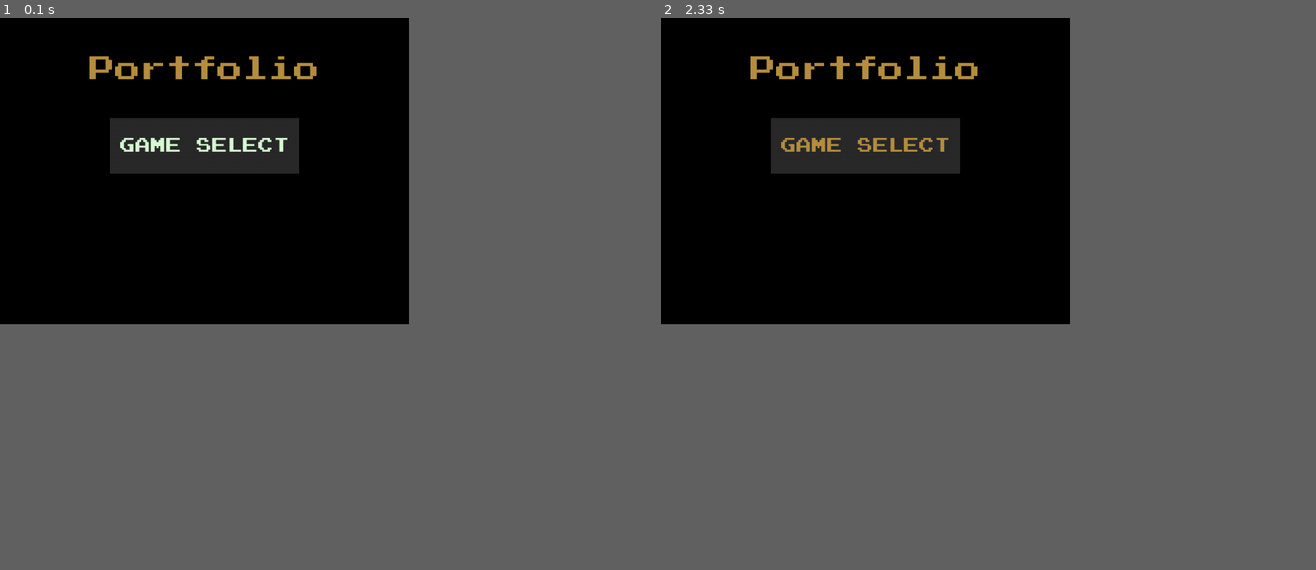
Above: before the commit, frames 1-2 (left to right).
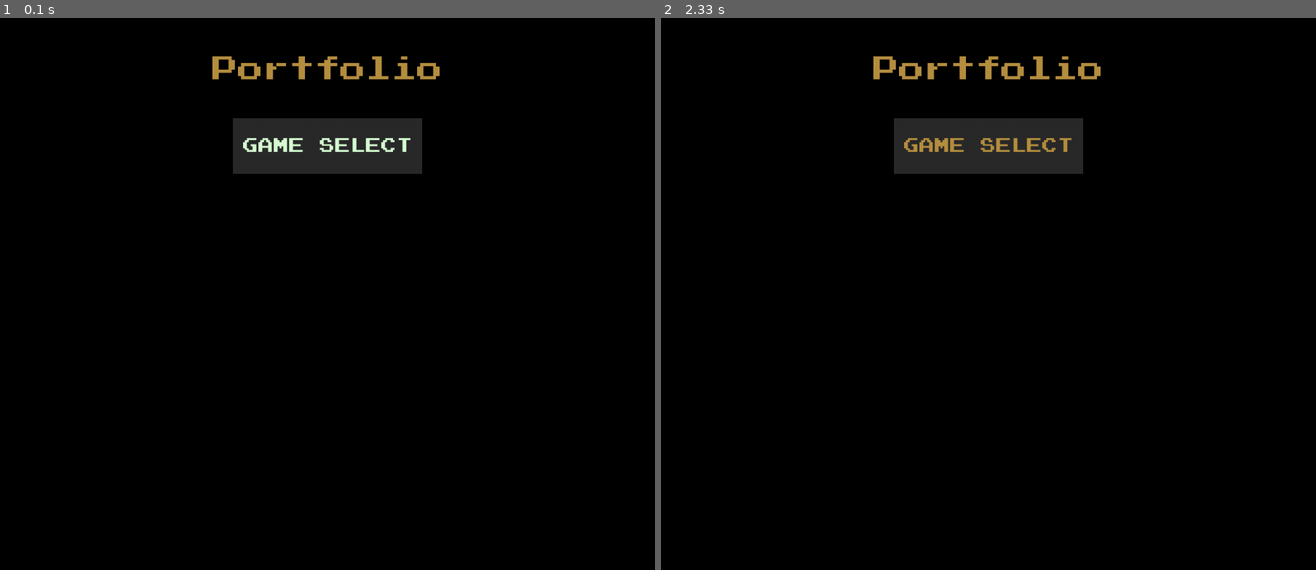
Above: after the commit, the same moments.

Repository: VitruviusTheMighty/Maestro
Game: pygame game, started from main.py
The game is run twice, just before and just after one commit, with the same random seed, the same clock (stepped at 60 frames per second) and the same inputs.
Inputs (mouse positions are in pixels of both pictures, inside the frame that each line leads up to):
- Up to frame 1 (0.1 s): no input
- Up to frame 2 (2.33 s): click "GAME SELECT" at 0.38 s; click (988, 332) at 0.72 s; click "GAME SELECT" at 2.05 s
In our replay, the window is 562x421 before the commit and 900x759 after it. These sizes can differ from the game's own. Grey fills any space a smaller window leaves; there, only what the larger window draws over its background counts as a difference.

The runs differ from the first frame. In frame 1, 5.0% of the frame differs, in the area x 13-68%, y 6-29%; in frame 2, 5.0%.

Commit message:
wandering

Diff:
--- a/main.py
+++ b/main.py
@@ -19,7 +19,7 @@
     A central executable for running all games made in CSC 245
     """
 
-    def __init__(self, height, width):
+    def __init__(self, width, height):
 
         self.load_win_dimensions(width, height)
 
@@ -115,5 +115,5 @@
 
 if __name__ == "__main__":
 
-    p = Porfolio(600, 800)
+    p = Porfolio(1280, 1080)
     p.portfolio_loop()
--- a/portfolio/projects/project-6-fsm/fsm_demo_game.py
+++ b/portfolio/projects/project-6-fsm/fsm_demo_game.py
@@ -31,6 +31,7 @@
     x = random.randint(0,width)
     y = random.randint(0,height)
     c = FSMBeakBall (x, y, 10, 1, pygame.color.Color("darkorange"), 0, 0)
+    c.add_world_params(world)
 
     ## a dictionary to remember which keys are pressed
     keymap = {}
@@ -53,7 +54,6 @@
             if event.type == pygame.QUIT:
                 keepGoing = False
 
-
         ## Simulate game world
 
         c.fsm.update (world)
@@ -61,7 +61,6 @@
 
         c.move(dt, world)
         c.collide_edge (world)
-
 
         ## Rendering
         # Draw frame
--- a/portfolio/projects/project-6-fsm/moving_ball_2d.py
+++ b/portfolio/projects/project-6-fsm/moving_ball_2d.py
@@ -28,7 +28,6 @@
 
     color = pygame.color.Color('darkgreen')
 
-
     def __init__ (self, x, y, r, m, color, xv, yv):
         self.p = Vector(float(x), float(y))
         self.r = r
@@ -38,6 +37,8 @@
         self.drawvec = True
 
         self.seeking = False
+
+        self.world = None
 
     def set_elasticity (self, e):
         self.e = e
@@ -49,6 +50,18 @@
         self.clamp_v ()
         self.stop_v ()
         self.p = self.p + (self.v *dt*world.timescale)
+
+    def isColliding(self, world):
+        width = world.width
+        height = world.height
+
+        if self.p.x < 0+self.r or \
+            self.p.x > width-self.r or \
+                self.p.y < 0+self.r or \
+                    self.p.y > height-self.r:
+
+            return True
+        return False
 
 
     def collide_edge (self, world):
--- a/portfolio/projects/project-6-fsm/steering_character.py
+++ b/portfolio/projects/project-6-fsm/steering_character.py
@@ -14,6 +14,9 @@
     speedlimit = Vector(500,500)
 
     steering = []
+
+    def add_world_params(self, world):
+        self.world = world
 
     def draw (self, window):
         pygame.draw.circle(window, self.color, (int(self.p.x),int(self.p.y)),self.r)
@@ -32,7 +35,6 @@
     def __str__ (self):
         return str(self.p)+", "+str(self.v)+", "+str(self.a)
 
-
     def apply_steering (self):
         for s in self.steering:
             self.v = self.v + s
@@ -42,12 +44,15 @@
         """
         Picks a random target some radius away from me
         """
+        assert self.world != None
+
         cx = self.p.x
         cy = self.p.y
 
         theta = random.random() * 2 * math.pi
         x = cx + math.cos(theta) * radius
         y = cy + math.sin(theta) * radius
+
         return x, y
 
     def seek(self, pos:Vector, weight):
@@ -67,7 +72,7 @@
         '''
 
         if not self.seeking:
-            rx, ry = self.__get_rand_target(10)
+            rx, ry = self.__get_rand_target(random.randint(10, 100))
 
             self.target = Vector(rx, ry)
             self.seeking = True
@@ -80,11 +85,12 @@
 
             """)
             time.sleep(1)
-        if self.seeking:
+
+        else:
 
             self.seek(self.target, weight)
 
-            if self.p == self.target:
+            if self.p.distanceFrom(self.target) < 1.0 or self.isColliding(self.world):
                 self.seeking = False
 
     def loop(self,weight):
--- a/portfolio/projects/project-6-fsm/vector.py
+++ b/portfolio/projects/project-6-fsm/vector.py
@@ -66,8 +66,23 @@
         perp.normalize()
         return perp
 
+    def distanceFrom(self, vector):
+        """
+        Gets the distance between our vector and another
+        """
+        if type(vector) != type(self):
+            raise TypeError("'vector' parameter must be of type Vector")
+
+        dist = math.sqrt(  ( (self.x - vector.x)**2 ) + ( (self.y - vector.y)**2 ) )
+        return dist
+
 
 if __name__ == "__main__":
     v1 = Vector(3,1)
     v2 = v1.getPerpendicularUnit()
+
+    v3 = Vector(4,1)
+    v4 = Vector(5,1)
     print(v1,v2)
+
+    print(v3.distanceFrom(v4))
--- a/portfolio/projects/project-8-networking/pop_the_balloon_client.py
+++ b/portfolio/projects/project-8-networking/pop_the_balloon_client.py
@@ -45,9 +45,9 @@
 
     UDP_sock = socket.socket(socket.AF_INET, socket.SOCK_DGRAM)
 
-    # server_host = "localhost"
-
-    server_host = "cslab-25.union.edu"
+    server_host = "localhost"
+
+    # server_host = "cslab-25.union.edu"
     server_port = 7000
     server_addr = (server_host, server_port)
 
